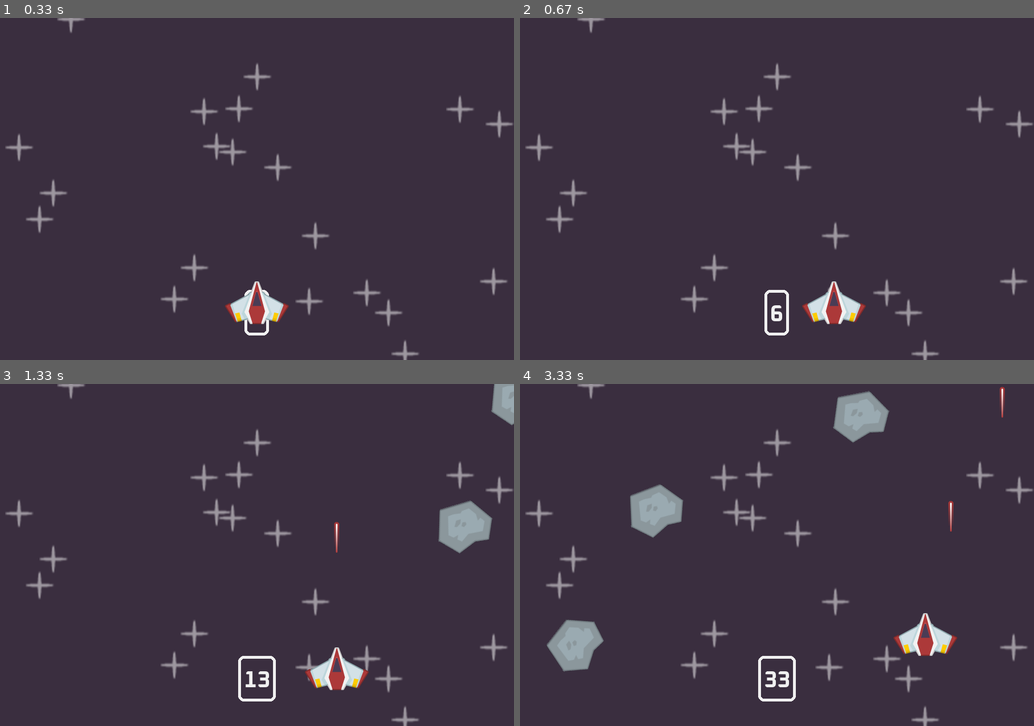
Above: before the commit, frames 1-4 (two rows, left to right).
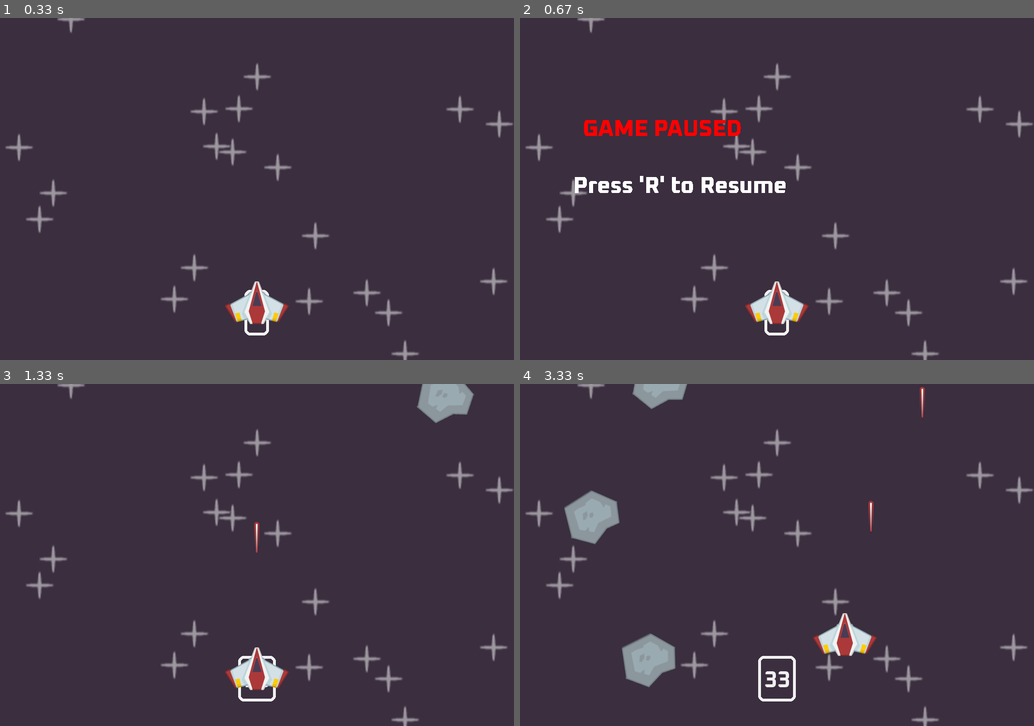
Above: after the commit, the same moments.

Repository: NoSpaceWhy/Space-invaders-pygame
Game: pygame game, started from main.py
Two runs of this game, one before a commit and one after it. Both use one fixed random seed, a clock stepped at 60 frames per second and the inputs below.
Inputs:
- Up to frame 1 (0.33 s): no input
- Up to frame 2 (0.67 s): hold R from 0.33 s (still down); hold Right from 0.33 s (still down)
- Up to frame 3 (1.33 s): release R at 0.8 s; release Right at 0.8 s; hold R 0.83-1.3 s; tap Space at 0.9, 1.2 s
- Up to frame 4 (3.33 s): hold Right 1.33-1.8 s; tap Space at 1.4, 1.7, 1.9, 2.23, 2.53, 2.73, 3.03, 3.3 s; hold Up 1.83-2.13 s; hold Right 2.17-2.63 s; hold Left 2.67-3.2 s; hold Down from 3.23 s (still down)

Frame 1 is identical in both runs. In frame 2, 3.3% of the frame differs, in the area x 10-68%, y 29-90%; in frame 3, 4.2%; in frame 4, 8.2%, in the area x 5-95%, y 0-89%.

Commit message:
Pause script added

Diff:
--- a/main.py
+++ b/main.py
@@ -99,10 +99,11 @@
             self.kill()
 
 def collision():
-    global running
+    global running, game_over
     collison_sprites = pygame.sprite.spritecollide(player, meteor_sprites, True, pygame.sprite.collide_mask)
     if collison_sprites:
-        running = False
+        print("game over")
+        game_over = False
 
     for laser in laser_sprites:
         collided_sprites = pygame.sprite.spritecollide(laser, meteor_sprites, True)
@@ -119,6 +120,11 @@
     screen.blit(text_surf, text_rect)
     pygame.draw.rect(screen, text_colour, text_rect.inflate(20, 30).move(0, -8), 5, 10)
 
+def draw_text(text, font, pos:tuple, color=(240, 240, 240)):
+    text_colour = color
+    text_surf = font.render(text, True, text_colour)
+    text_rect = text_surf.get_frect(center = pos)
+    screen.blit(text_surf, text_rect)
 
 pygame.init()
 
@@ -161,26 +167,44 @@
 meteor_event = pygame.event.custom_type()
 pygame.time.set_timer(meteor_event, 500)
 
+
+game_over = False
+game_active = True
 running = True
 while running:
     dt = Clock.tick() / 1000
     for event in pygame.event.get():
         if event.type == pygame.QUIT:
             running = False
-        if event.type == meteor_event:
+        if event.type == meteor_event and game_active:
             x, y = randint(0, width), randint(-200 , -100)
             Meteor((all_sprite, meteor_sprites), meteor_surf, (x, y))
 
-    # update
-    all_sprite.update(dt)
-    collision()
-
-    # drawings
-    screen.fill('#3a2e3f') # this should be first shown
-
-    display_score()
-    all_sprite.draw(screen)
-
+        # pause
+        if event.type == pygame.KEYDOWN:
+            if event.key == pygame.K_r:
+                if game_active:
+                    game_active = False
+                else:
+                    game_active = True
+
+        if game_over and event.type == pygame.KEYDOWN:
+            if event.key == pygame.K_r:
+                game_over = False
+
+    if game_active:
+        # update
+        all_sprite.update(dt)
+        collision()
+
+        # drawings
+        screen.fill('#3a2e3f') # this should be first shown
+
+        display_score()
+        all_sprite.draw(screen)
+    else:
+        draw_text("GAME PAUSED", font, (250, 200), (255, 0, 0))
+        draw_text("Press 'R' to Resume", font, (280, 300), (255, 255, 255))
 
     pygame.display.update()
 pygame.quit()
